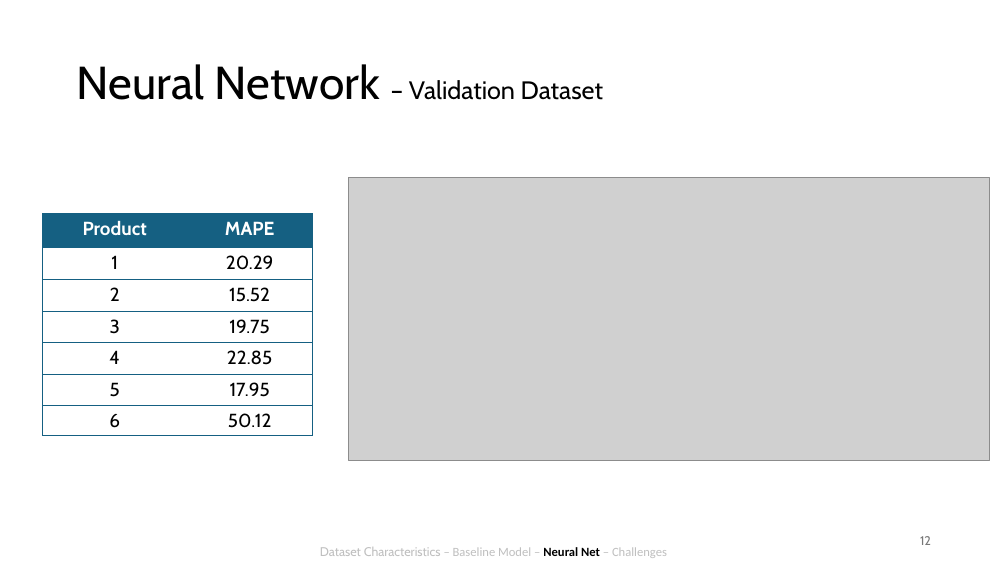
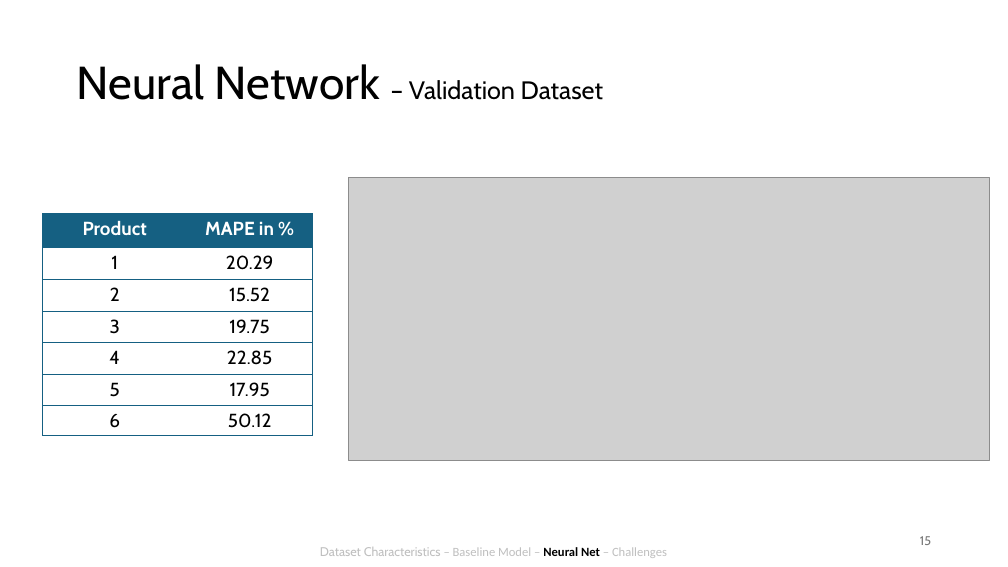
Before and after one commit to antonroefer/bakery-sales-prediction-group-3, a slide deck: slide 15 of 4_Presentation/Group 3.pptx (slide 12 before the commit). Drawn at 1008x567 pixels with LibreOffice and Linux fonts; fonts in the diff are those of the drawing; grey boxes stand for pictures. Boxes give left, top, right and bottom in pixels: in the first picture for what was removed or moved away, otherwise in the second. Text is boxed around its words. In the diff, an @@ line names an element or a change of style, - is before the commit and + after.

```diff
--- a/4_Presentation/Group 3.pptx
+++ b/4_Presentation/Group 3.pptx
@@ table at bbox=[42, 213, 312, 435] @@
-row 1, column 2: MAPE
+row 1, column 2: MAPE in %
@@ page number at bbox=[920, 536, 931, 545]: text changed @@
-12
+15
```
Also in this commit, not shown: 14 other slides changed, 3 slides added.
